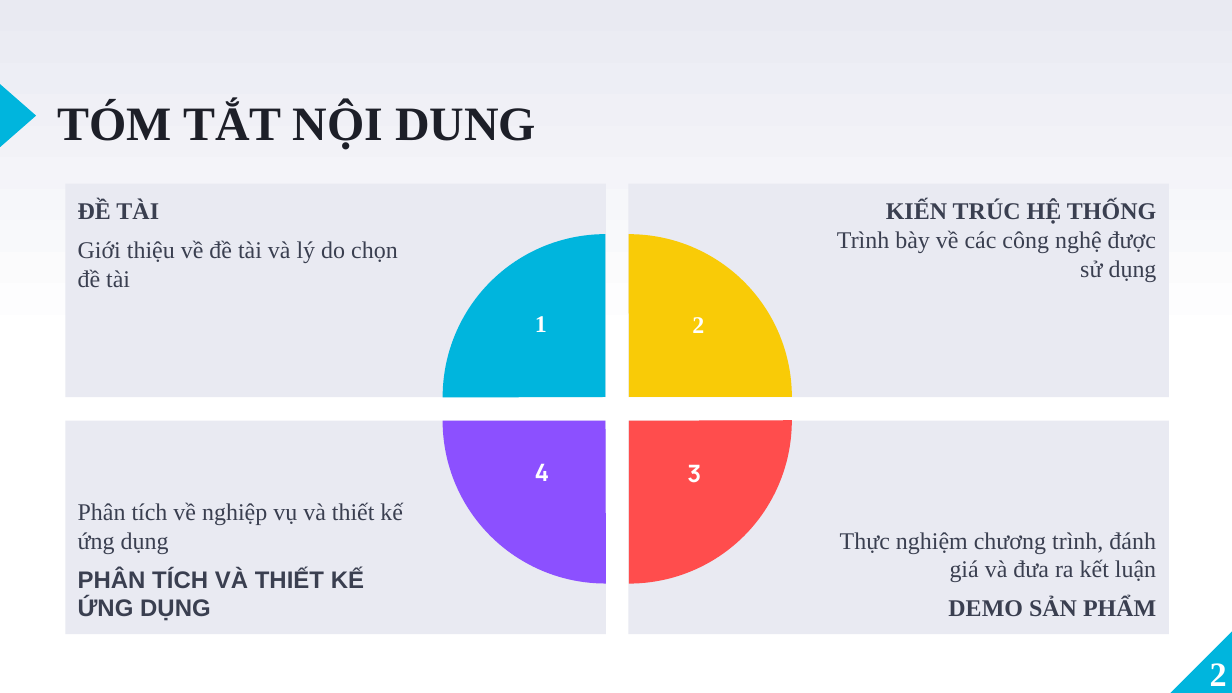
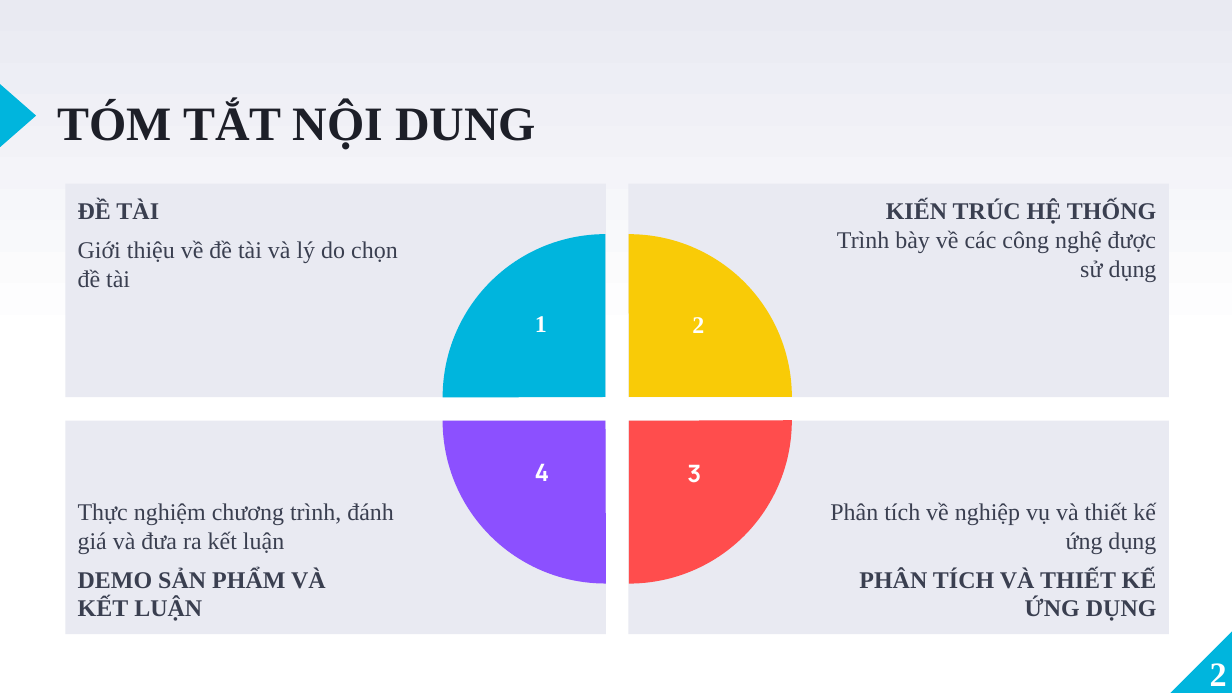
Before and after one commit to VoQuangTuong185/DoAnTotNghiep, a slide deck: slide 2 of Documentation/BCDK4/CN_185_VoQuangTuong_TomTat_BCCK.pptx. Drawn at 1232x693 pixels with LibreOffice and Linux fonts; fonts in the diff are those of the drawing. Boxes give left, top, right and bottom in pixels: in the first picture for what was removed or moved away, otherwise in the second. Text is boxed around its words. In the diff, an @@ line names an element or a change of style, - is before the commit and + after.

```diff
--- a/Documentation/BCDK4/CN_185_VoQuangTuong_TomTat_BCCK.pptx
+++ b/Documentation/BCDK4/CN_185_VoQuangTuong_TomTat_BCCK.pptx
@@ text in rectangle at box(78, 503, 394, 621): text changed @@
-Phân tích về nghiệp vụ và thiết kế ứng dụng
-PHÂN TÍCH VÀ THIẾT KẾ ỨNG DỤNG
+Thực nghiệm chương trình, đánh giá và đưa ra kết luận
+DEMO SẢN PHẨM VÀ KẾT LUẬN
@@ text in rectangle at box(830, 502, 1157, 621): text changed @@
-Thực nghiệm chương trình, đánh giá và đưa ra kết luận
-DEMO SẢN PHẨM
+Phân tích về nghiệp vụ và thiết kế ứng dụng
+PHÂN TÍCH VÀ THIẾT KẾ ỨNG DỤNG
```
Also in this commit, not shown: 13 other slides changed, 8 other files.
